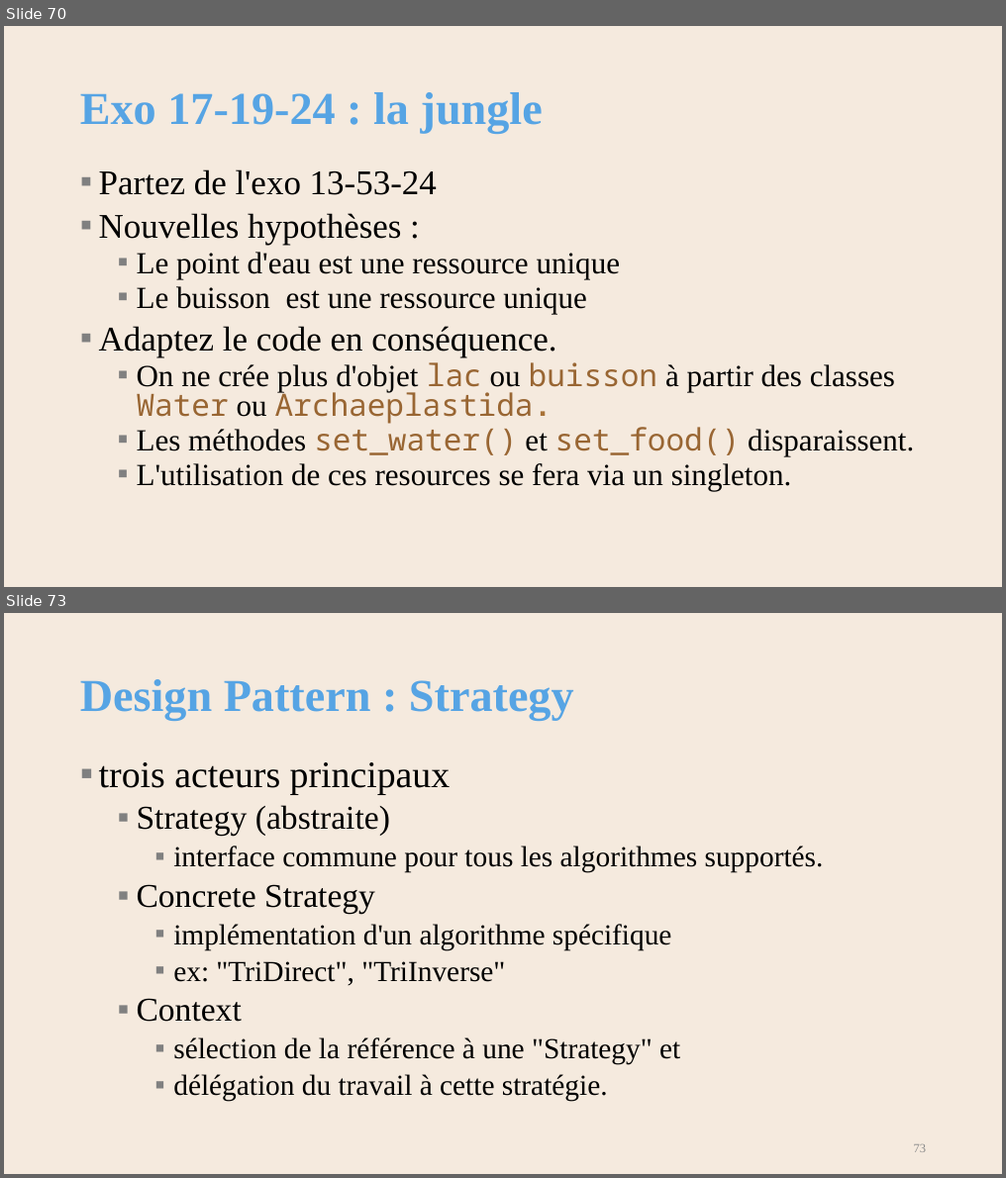
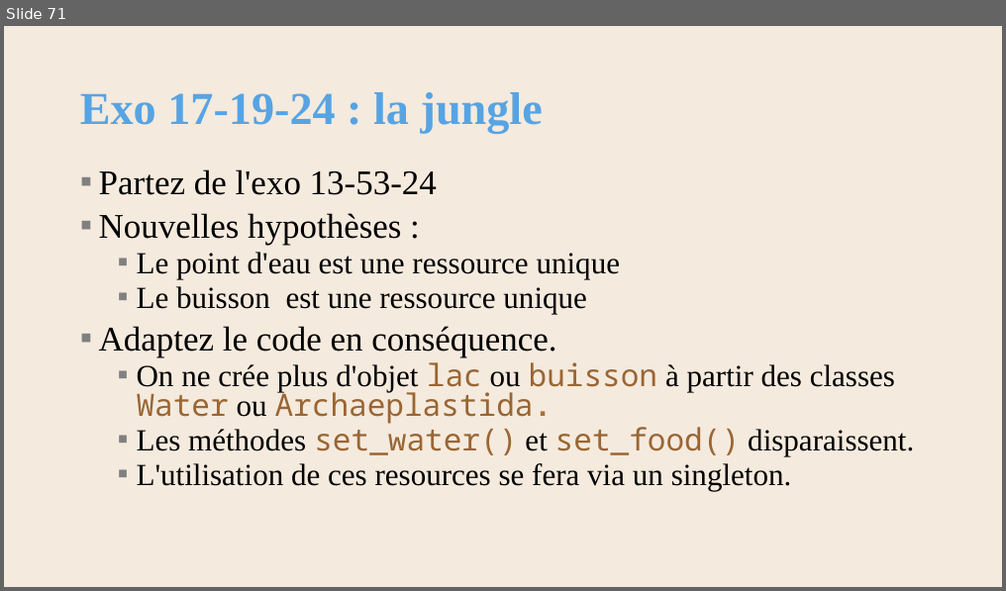
Before and after one commit to AlainWafflard/4IPO3, a slide deck: 17-POO-design-pattern/syllabus_17.pptx. Shown one above the other, each under a label of ours: slides 70 and 73 before the commit, slide 71 after it; the slides between them are not shown. The pictures are 1006x1178 and 1006x591 pixels, drawn with LibreOffice and Linux fonts; fonts in the diff are those of the drawing; background and template pictures are left out. Boxes give left, top, right and bottom in pixels: in the first picture for what was removed or moved away, otherwise in the second. Text is boxed around its words. In the diff, an @@ line names an element or a change of style, - is before the commit and + after.

```diff
--- a/17-POO-design-pattern/syllabus_17.pptx
+++ b/17-POO-design-pattern/syllabus_17.pptx
@@ slide 73 removed at box(4, 613, 1002, 1174), background #F5EADE @@
@@ title removed at box(80, 679, 574, 721) @@
-Design Pattern : Strategy
@@ text removed at box(99, 762, 824, 1101) @@
-▪ trois acteurs principaux
-  ▪ Strategy (abstraite)
-    ▪ interface commune pour tous les algorithmes supportés.
-  ▪ Concrete Strategy
-    ▪ implémentation d'un algorithme spécifique
-    ▪ ex: "TriDirect", "TriInverse"
-  ▪ Context
-    ▪ sélection de la référence à une "Strategy" et
-    ▪ délégation du travail à cette stratégie.
@@ page number removed at box(914, 1145, 927, 1153) @@
-73
@@ what was slide 70 is now slide 71 @@
```
Also in this commit, not shown: 8 slides changed, 1 slide added, 5 other slides removed, 2 other files.
